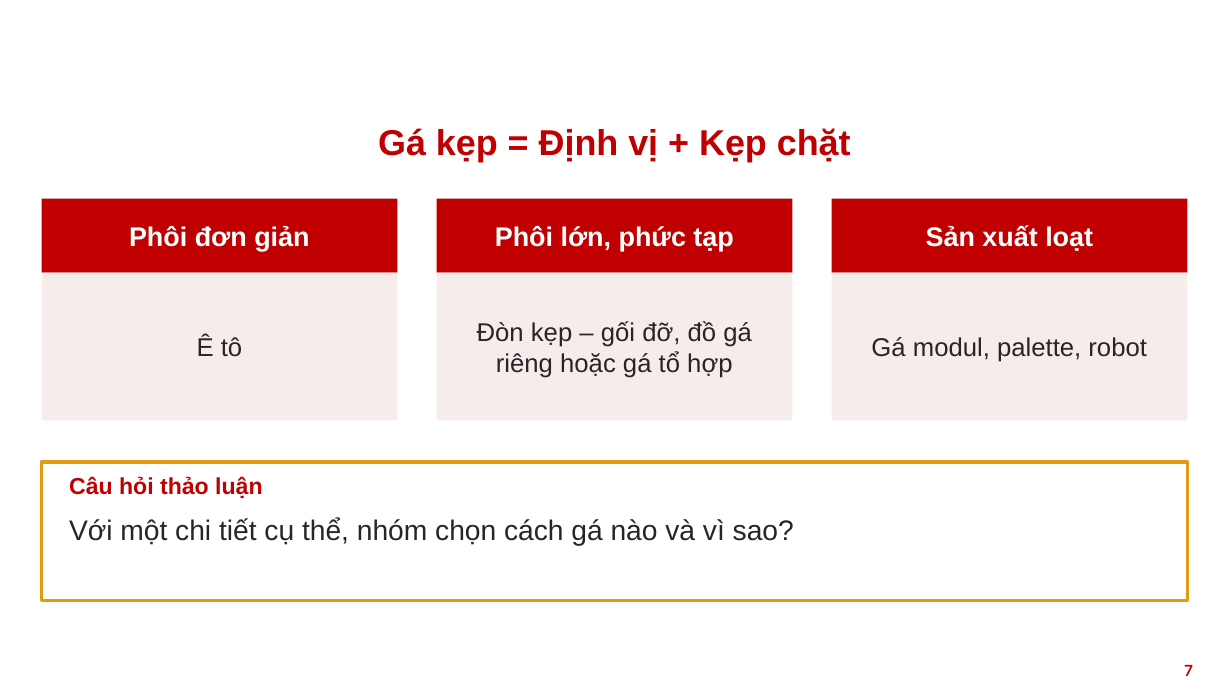
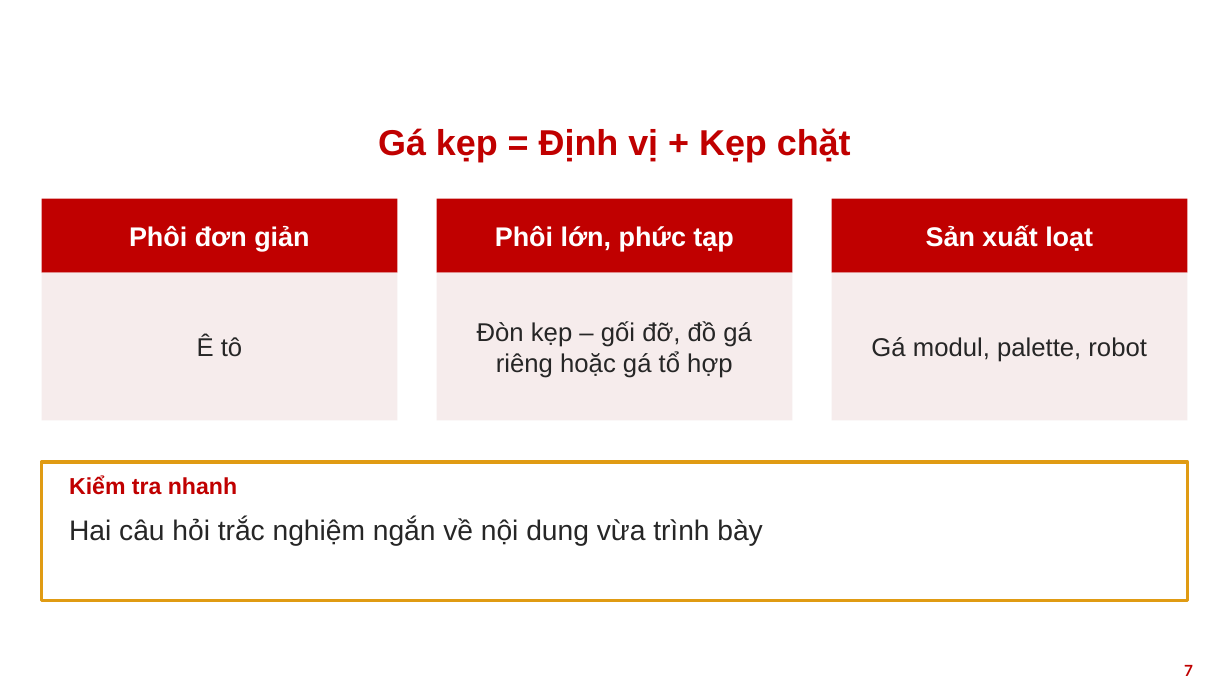
Before and after one commit to vinhdo281/CNC, a slide deck: slide 7 of Slide_Ga_kep_CNC.pptx. Drawn at 1232x693 pixels with LibreOffice and Linux fonts; fonts in the diff are those of the drawing; background and template pictures are left out. Boxes give left, top, right and bottom in pixels: in the first picture for what was removed or moved away, otherwise in the second. Text is boxed around its words. In the diff, an @@ line names an element or a change of style, - is before the commit and + after.

```diff
--- a/Slide_Ga_kep_CNC.pptx
+++ b/Slide_Ga_kep_CNC.pptx
@@ text at [69,475,237,495]: text changed @@
-Câu hỏi thảo luận
+Kiểm tra nhanh
@@ text at [69,518,762,546]: text changed @@
-Với một chi tiết cụ thể, nhóm chọn cách gá nào và vì sao?
+Hai câu hỏi trắc nghiệm ngắn về nội dung vừa trình bày
```
Also in this commit, not shown: 2 other slides changed, 2 slides added, 5 other files.
